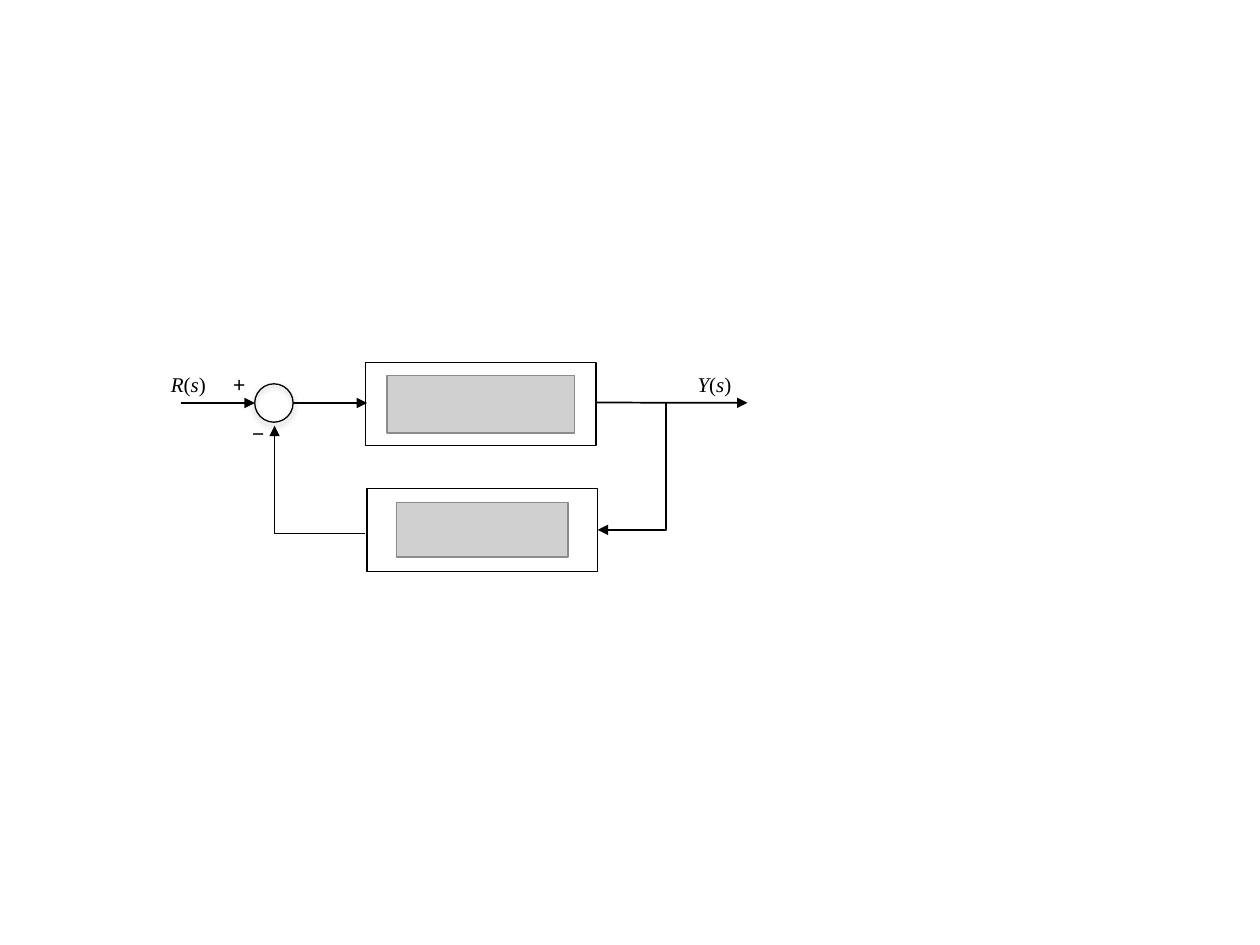
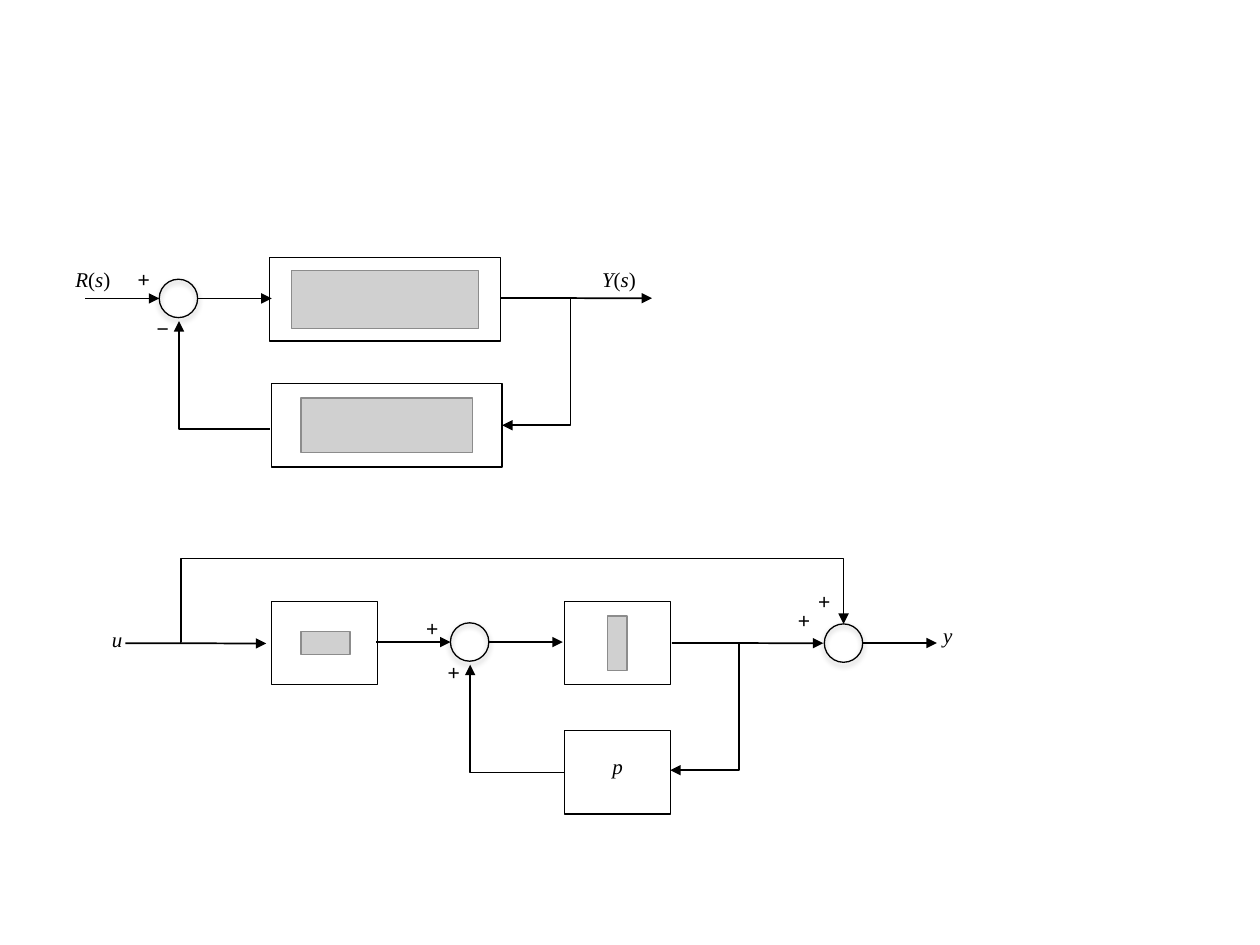
Before and after one commit to cpjobling/EGLM03-Resources, a slide deck: slide 20 of DigitalSystems/Lecture12/pictures/pictures-converted.pptx. Drawn at 1260x945 pixels with LibreOffice and Linux fonts; fonts in the diff are those of the drawing; grey boxes stand for pictures. Boxes give left, top, right and bottom in pixels: in the first picture for what was removed or moved away, otherwise in the second. Text is boxed around its words. In the diff, an @@ line names an element or a change of style, - is before the commit and + after.

Commit message:
Lecture 20 ready

```diff
--- a/DigitalSystems/Lecture12/pictures/pictures-converted.pptx
+++ b/DigitalSystems/Lecture12/pictures/pictures-converted.pptx
@@ 4 texts, 3 arrows, 2 rectangles, 2 elbow arrows, 1 ellipse: place and size @@
-4 texts, 3 arrows, 2 rectangles, 2 elbow arrows, 1 ellipse at (171, 363, 747, 571)
+4 texts, 3 arrows, 2 rectangles, 2 elbow arrows, 1 ellipse at (75, 258, 651, 466)
@@ picture added at (291, 271, 479, 329) @@
@@ picture removed at (387, 375, 575, 433) @@
@@ picture added at (301, 398, 472, 452) @@
@@ picture removed at (397, 503, 568, 557) @@
@@ elbow arrow added from (180, 643) to (843, 624), #000000 1 pt @@
@@ text added at (805, 582, 843, 620), 12 pt, text #000000 @@
++
@@ rectangle added at (272, 601, 378, 684), outline #000000 0.75 pt @@
@@ text added at (413, 609, 451, 646), 12 pt, text #000000 @@
++
@@ ellipse added at (451, 622, 489, 660), outline #000000 0.75 pt @@
@@ rectangle added at (564, 601, 670, 684), outline #000000 0.75 pt @@
@@ picture added at (607, 616, 626, 670) @@
@@ text added at (785, 601, 823, 639), 12 pt, text #000000 @@
++
@@ ellipse added at (824, 624, 862, 662), outline #000000 0.75 pt @@
@@ text added at (112, 637, 122, 648), 12 pt, text #000000, italic @@
+u
@@ arrow added from (125, 643) to (266, 644), #000000 1 pt @@
@@ picture added at (301, 631, 350, 654) @@
@@ arrow added from (377, 643) to (451, 643), #000000 1 pt @@
@@ text added at (436, 653, 474, 690), 12 pt, text #000000 @@
++
@@ arrow added from (489, 643) to (563, 643), #000000 1 pt @@
@@ elbow arrow added from (738, 643) to (670, 770), #000000 1 pt @@
@@ arrow added from (672, 643) to (823, 643), #000000 1 pt @@
@@ arrow added from (863, 643) to (936, 643), #000000 1 pt @@
@@ text added at (943, 633, 952, 648), 12 pt, text #000000, italic @@
+y
@@ elbow arrow added from (564, 772) to (470, 665), #000000 1 pt @@
@@ rectangle added at (564, 731, 670, 814), outline #000000 0.75 pt @@
@@ text added at (612, 764, 622, 779), 12 pt, text #000000, italic @@
+p
```
Also in this commit, not shown: 14 other files.
